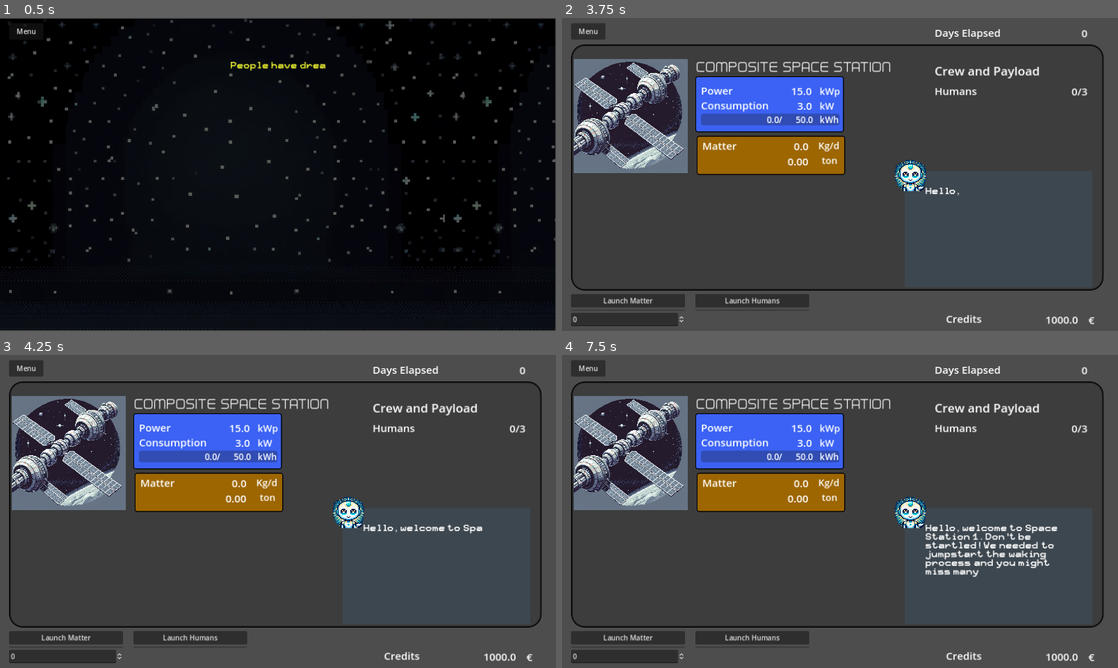
Above: before the commit, frames 1-4 (two rows, left to right).
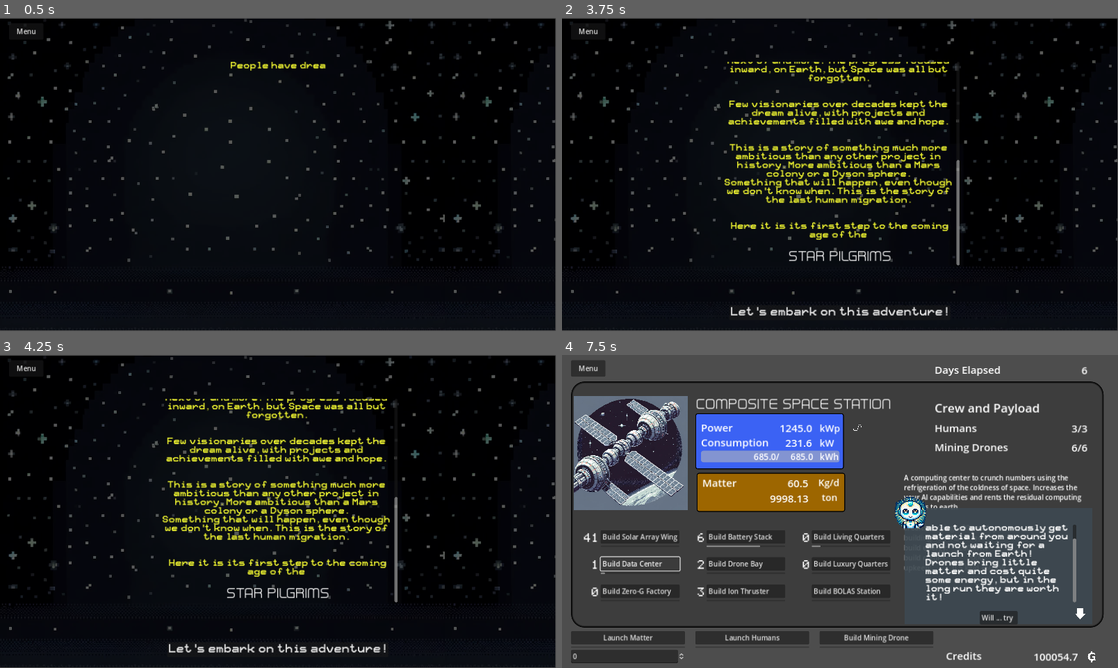
Above: after the commit, the same moments.

Repository: AndreaIdini/StarPilgrims
Game: Godot game, scene res://main.tscn
Two runs of this game, one before a commit and one after it. Both use one fixed random seed, a clock stepped at 60 frames per second and the inputs below.
Inputs (mouse positions are in pixels of both pictures, inside the frame that each line leads up to):
- Up to frame 1 (0.5 s): no input
- Up to frame 2 (3.75 s): click "Launch Humans" at 0.5 s; click "Launch Humans" at 1.25 s; click "Launch Matter" at 2 s; click "Launch Matter" at 2.75 s; click "Let's embark on this adventur…" (after the commit: "Will ... try?") at 3.5 s
- Up to frame 3 (4.25 s): no input
- Up to frame 4 (7.5 s): click (840, 649) at 4.25 s, where only the run after the commit has a clickable "Let's embark on this adventur…"; click (639, 536) at 5 s, where only the run after the commit has a clickable "Build Solar Array Wing"; click (745, 536) at 5.75 s, where only the run after the commit has a clickable "Build Battery Stack"; click (851, 536) at 6.5 s, where only the run after the commit has a clickable "Build Living Quarters"; click (639, 564) at 7.25 s, where only the run after the commit has a clickable "Build Data Center"

Frame 1 is identical in both runs. In frame 2, 97% of the frame differs, in the area x 0-100%, y 0-100%; in frame 3, 97%; in frame 4, 7.8%.

Commit message:
Added power indicator, fixed drone construction

Diff:
--- a/EventBox.gd
+++ b/EventBox.gd
@@ -90,7 +90,9 @@
 		await text_scroll("
 If the credits go to 0 while the human suffers and you cannot afford a rescue mission, the human dies.", "")
 		await text_scroll("If the human dies, you failed your purpose as an AI and you will be replaced.
-So be a good AI and make sure there's always enough energy, matter and credits to go around. Understood?","Understood.")
+So be a good AI and make sure there's always enough energy, matter and credits to go around.", "")
+		await text_scroll("You will have to be careful. The station goes dark when orbiting around Earth and power fluctuates.
+Managing energy and matter is your primary job! Understood?","Understood.")
 
 
 		await text_scroll("Your first objective now is to start populating this space station.
--- a/Launch.gd
+++ b/Launch.gd
@@ -74,7 +74,9 @@
 	if build_in_progress:
 		build_counter += delta
 		progress_build_md.value = build_counter
-		if build_counter > time_to_build_drone/log(station.humans+1)*log(2):
+		station.matter -= drone_matter_cost/progress_build_md.max_value*delta
+
+		if build_counter > progress_build_md.max_value:
 			build_in_progress = false
 			build_counter = 0.
 			progress_build_md.value = 0.
--- /dev/null
+++ b/Line2D.gd
@@ -0,0 +1,30 @@
+extends Line2D
+
+var num_points = 100
+var length = 20
+var freq = 200.
+
+var time = 0.
+
+# Called when the node enters the scene tree for the first time.
+func _ready():
+	var array = []
+
+	points = array
+
+
+# Called every frame. 'delta' is the elapsed time since the previous frame.
+func _process(delta):
+	var array = []
+	var time_multi = %TabBar.current_tab*%TabBar.current_tab
+	delta = delta*time_multi
+	time += delta
+
+	for i in range(num_points):
+		var x = length*float(i)/float(num_points)
+		array.append(Vector2(
+				x,
+				25. - 10.*$"../../..".solar_power(1.,x/10.+time)
+				))
+
+	points = array
--- a/MenuButton.gd
+++ b/MenuButton.gd
@@ -7,6 +7,7 @@
 
 	popup.add_item("About",0)
 	popup.add_item("Mute", 1)
+	popup.add_item("Resume", 2)
 	#popup.add_item("Save", 2)
 	#popup.add_item("Load", 3)
 	popup.add_item("Quit", 4)
@@ -24,6 +25,8 @@
 			elif(self.get_popup().get_item_text(1) == "Unmute"):
 				$"../AudioStreamPlayer".play()
 				self.get_popup().set_item_text(1, "Mute")
+		2:
+			%TabBar.current_tab = 1
 		4:
 			print("Quit")
 			get_tree().quit()
--- a/Station.gd
+++ b/Station.gd
@@ -1,7 +1,7 @@
 extends Node
 
 class_name Station
-var cheat = false
+var cheat = true
 
 var time = 0.
 
--- a/StoryBox.gd
+++ b/StoryBox.gd
@@ -132,11 +132,12 @@
 		button.show()
 
 	skip = false
-
+	tab_bar.current_tab = 1 # pause
 	if event_on:
 		%EventBox.show()
+
 
 func _on_button_pressed():
 	over = true
 	self.hide() # Replace with function body.
-	tab_bar.current_tab = game_speed
+	tab_bar.current_tab = 1
--- a/main.tscn
+++ b/main.tscn
@@ -1,13 +1,15 @@
-[gd_scene load_steps=39 format=3 uid="uid://drddf4j2gbweq"]
+[gd_scene load_steps=41 format=3 uid="uid://drddf4j2gbweq"]
 
 [ext_resource type="Texture2D" uid="uid://b2nler7tmsvhs" path="res://Asset/SpaceStation1.png" id="1_5p6ln"]
 [ext_resource type="Script" path="res://main.gd" id="1_7tmd3"]
 [ext_resource type="Script" path="res://Station.gd" id="2_oc6wt"]
+[ext_resource type="Texture2D" uid="uid://dc11coqqu5mqe" path="res://Asset/credits-currency.png" id="3_qjlbu"]
 [ext_resource type="Script" path="res://Launch.gd" id="4_oiuw7"]
 [ext_resource type="FontFile" uid="uid://c7qik7sno301b" path="res://Asset/First In Line.otf" id="5_i7pv1"]
 [ext_resource type="Script" path="res://Buttons/ContainerSolarPanel.gd" id="5_ree1l"]
 [ext_resource type="Script" path="res://Buttons/ContainerBattery.gd" id="5_tsak2"]
 [ext_resource type="FontFile" uid="uid://cpbviiltpflav" path="res://Asset/casio-fx-702p.ttf" id="6_3qpvv"]
+[ext_resource type="Script" path="res://Line2D.gd" id="6_8k71f"]
 [ext_resource type="Script" path="res://Buttons/ContainerComputing.gd" id="6_fswgt"]
 [ext_resource type="Script" path="res://Buttons/ContainerLiving.gd" id="6_yq5dq"]
 [ext_resource type="Script" path="res://Buttons/ContainerDroneBay.gd" id="8_v88ik"]
@@ -133,18 +135,10 @@
 text = "??"
 horizontal_alignment = 2
 
-[node name="UnitCred" type="Label" parent="PanelStation/LabelPayload/LabelCredits/CountCred"]
-layout_mode = 1
-anchors_preset = -1
-anchor_top = 0.473
-anchor_bottom = 0.473
-offset_left = 212.826
-offset_top = -16.508
-offset_right = 244.826
-offset_bottom = 17.492
-theme_override_font_sizes/font_size = 24
-text = "€"
-horizontal_alignment = 2
+[node name="Credits-currency" type="Sprite2D" parent="PanelStation/LabelPayload/LabelCredits/CountCred"]
+position = Vector2(238, 18)
+scale = Vector2(0.0527345, 0.0527345)
+texture = ExtResource("3_qjlbu")
 
 [node name="LabelHumans" type="Label" parent="PanelStation/LabelPayload"]
 layout_mode = 1
@@ -320,6 +314,12 @@
 theme_override_font_sizes/font_size = 22
 text = "kWp"
 horizontal_alignment = 2
+
+[node name="Line2D" type="Line2D" parent="PanelStation/PanelEnergy/LabelEnergy"]
+position = Vector2(350, 0)
+points = PackedVector2Array(0, 17.484)
+width = 1.0
+script = ExtResource("6_8k71f")
 
 [node name="LabelConsumption" type="Label" parent="PanelStation/PanelEnergy"]
 layout_mode = 1
Binary file added: Asset/credits-currency.png
